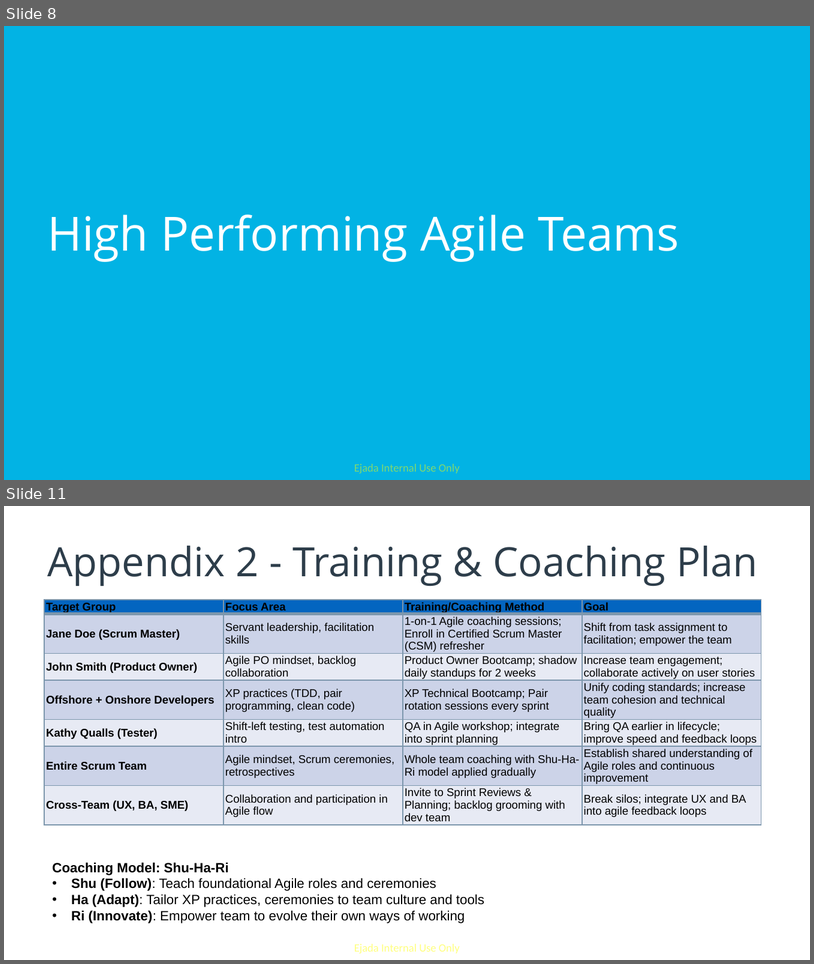
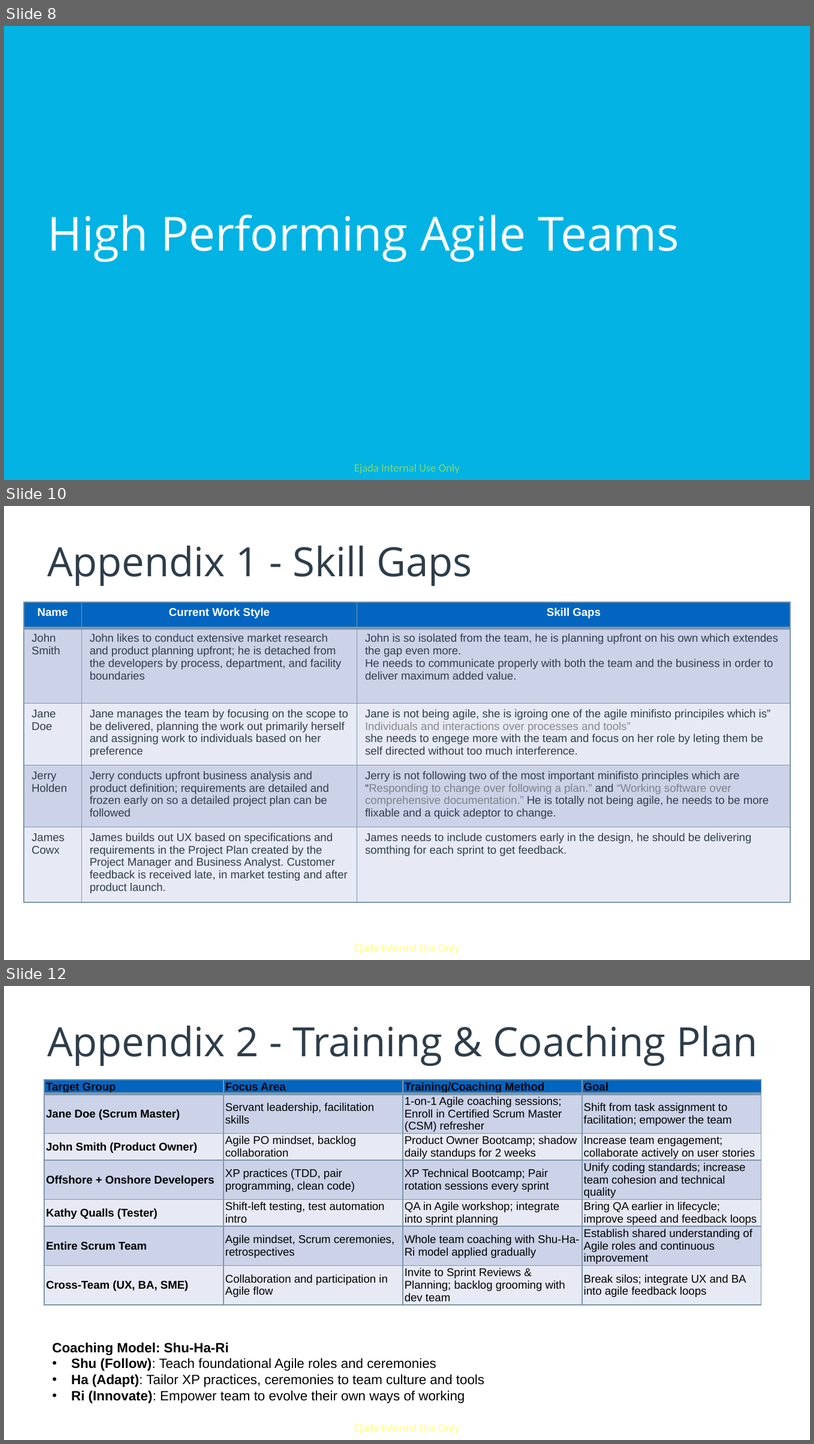
Before and after one commit to salmaAttia/Agile-Software-Developer-Nanodegree-udacity-course-, a slide deck: Project 1 - WorldVisitz Mobile Application Agile Delivery Launch/WorldVisitz-Agile-Onboarding-SalmaAttia.pptx. Shown one above the other, each under a label of ours: slides 8 and 11 before the commit, slides 8, 10 and 12 after it; the slides between them are not shown. The pictures are 814x964 and 814x1444 pixels, drawn with LibreOffice and Linux fonts; fonts in the diff are those of the drawing. Boxes give left, top, right and bottom in pixels: in the first picture for what was removed or moved away, otherwise in the second. Text is boxed around its words. In the diff, an @@ line names an element or a change of style, - is before the commit and + after.

```diff
--- a/Project 1 - WorldVisitz Mobile Application Agile Delivery Launch/WorldVisitz-Agile-Onboarding-SalmaAttia.pptx
+++ b/Project 1 - WorldVisitz Mobile Application Agile Delivery Launch/WorldVisitz-Agile-Onboarding-SalmaAttia.pptx
@@ slide 10 added at [4, 506, 810, 960], background #FFFFFF; not listed: 1 template element that a slide beside it also shows @@
@@ title added at [47, 546, 472, 586], 36 pt, text #2D3D4A @@
+Appendix 1 - Skill Gaps
@@ table added at [23, 602, 791, 902], 5 rows, 3 columns @@
+Name | Current Work Style | Skill Gaps
+John Smith | John likes to conduct extensive market research and product planning upfront; he is detached from the developers by process, department, and facility boundaries | John is so isolated from the team, he is planning upfront on his own which extendes the gap even more. / He needs to communicate properly with both the team and the business in order to deliver maximum added value.
+Jane Doe | Jane manages the team by focusing on the scope to be delivered, planning the work out primarily herself and assigning work to individuals based on her preference | Jane is not being agile, she is igroing one of the agile minifisto principiles which is” Individuals and interactions over processes and tools” / she needs to engege more with the team and focus on her role by leting them be self directed without too much interference.
+Jerry Holden | Jerry conducts upfront business analysis and product definition; requirements are detailed and frozen early on so a detailed project plan can be followed | Jerry is not following two of the most important minifisto principles which are “Responding to change over following a plan.” and “Working software over comprehensive documentation.” He is totally not being agile, he needs to be more flixable and a quick adeptor to change.
+James Cowx | James builds out UX based on specifications and requirements in the Project Plan created by the Project Manager and Business Analyst. Customer feedback is received late, in market testing and after product launch. | James needs to include customers early in the design, he should be delivering somthing for each sprint to get feedback.
@@ what was slide 11 is now slide 12 @@
```
Also in this commit, not shown: 1 slide changed, 1 other slide added, 1 slide removed, 2 other files.
